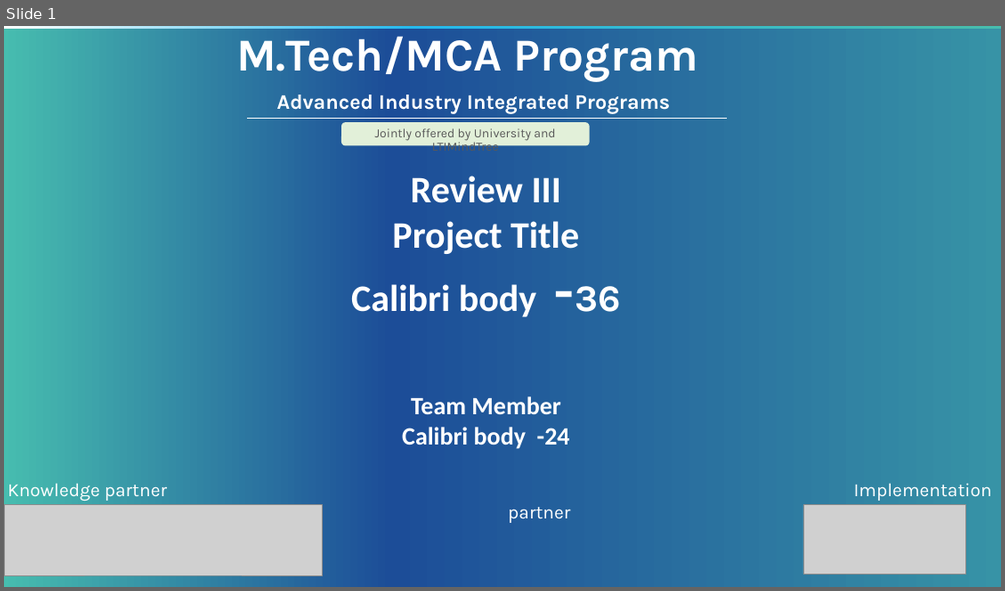
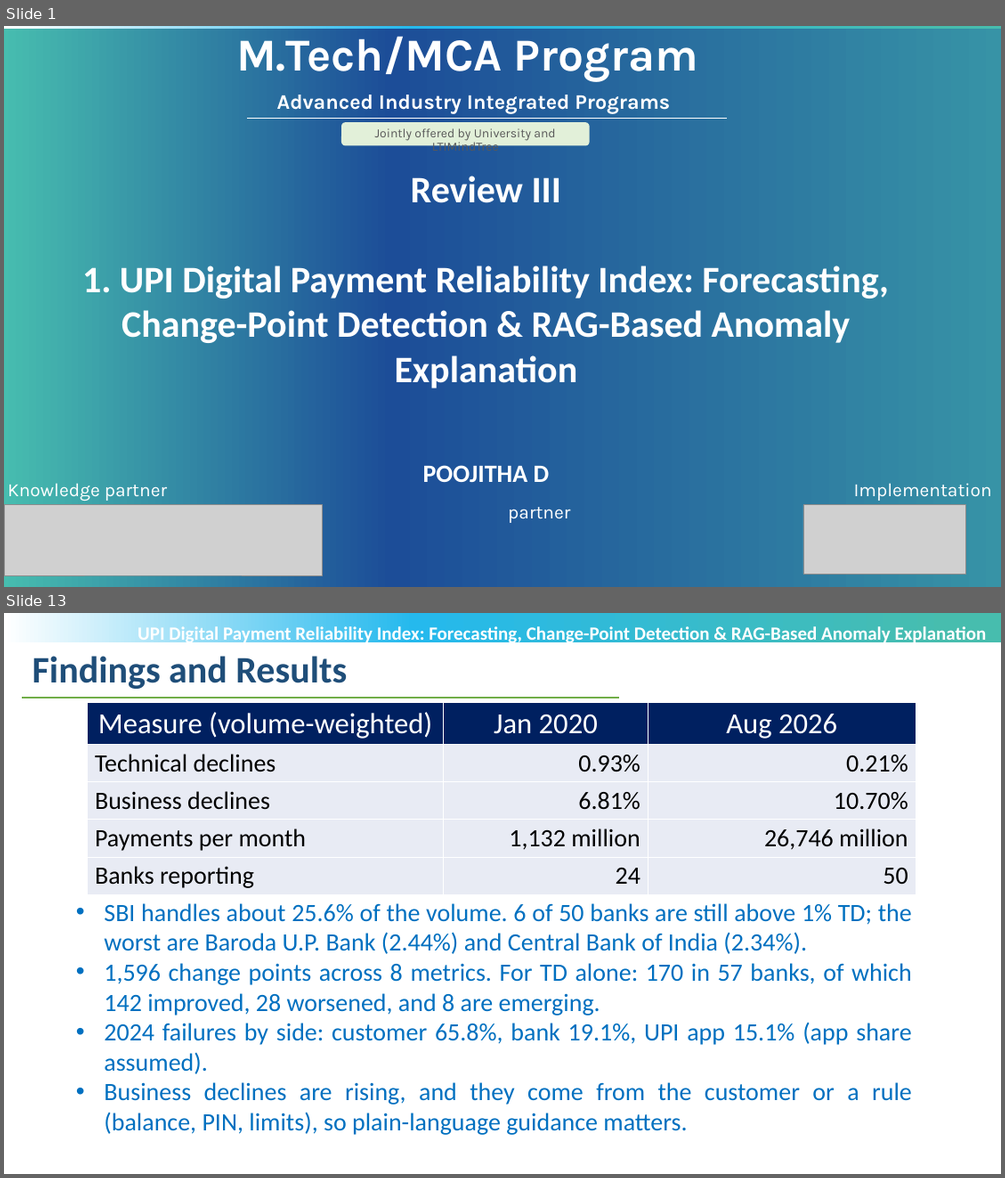
Before and after one commit to POOJITHA-02/lti-proj, a slide deck: MTech-Project_Review3_PPT_Template_V1.pptx. Shown one above the other, each under a label of ours: slide 1 before the commit, slides 1 and 13 after it; the slides between them are not shown. The pictures are 1005x591 and 1005x1178 pixels, drawn with LibreOffice and Linux fonts; fonts in the diff are those of the drawing; grey boxes stand for pictures; background and template pictures are left out. Boxes give left, top, right and bottom in pixels: in the first picture for what was removed or moved away, otherwise in the second. Text is boxed around its words. In the diff, an @@ line names an element or a change of style, - is before the commit and + after.

```diff
--- a/MTech-Project_Review3_PPT_Template_V1.pptx
+++ b/MTech-Project_Review3_PPT_Template_V1.pptx
@@ slide 13 added at (4, 613, 1001, 1174), background #FFFFFF; not listed: 1 template element that a slide beside it also shows @@
@@ text added at (138, 624, 987, 645), 18 pt, text #FFFFFF, bold @@
+UPI Digital Payment Reliability Index: Forecasting, Change-Point Detection & RAG-Based Anomaly Explanation
@@ text added at (32, 656, 347, 689), 36 pt, text #1F4E79, bold @@
+Findings and Results
@@ line added from (22, 698) to (619, 698), #70AD47 2.25 pt @@
@@ table added at (88, 702, 916, 894), 5 rows, 3 columns @@
+Measure (volume-weighted) | Jan 2020 | Aug 2026
+Technical declines | 0.93% | 0.21%
+Business declines | 6.81% | 10.70%
+Payments per month | 1,132 million | 26,746 million
+Banks reporting | 24 | 50
@@ text added at (104, 903, 912, 1135), 24 pt, text #0070C0 @@
+• SBI handles about 25.6% of the volume. 6 of 50 banks are still above 1% TD; the worst are Baroda U.P. Bank (2.44%) and Central Bank of India (2.34%).
+• 1,596 change points across 8 metrics. For TD alone: 170 in 57 banks, of which 142 improved, 28 worsened, and 8 are emerging.
+• 2024 failures by side: customer 65.8%, bank 19.1%, UPI app 15.1% (app share assumed).
+• Business declines are rising, and they come from the customer or a rule (balance, PIN, limits), so plain-language guidance matters.
@@ slide 1 changed as well @@
@@ text at (82, 265, 889, 482): text changed @@
-Project Title
-Calibri body -36
-Team Member
-Calibri body -24
+1. UPI Digital Payment Reliability Index: Forecasting, Change-Point Detection & RAG-Based Anomaly Explanation
+POOJITHA D
```
Also in this commit, not shown: 1 other slide changed, 17 other slides added, 9 slides removed.
